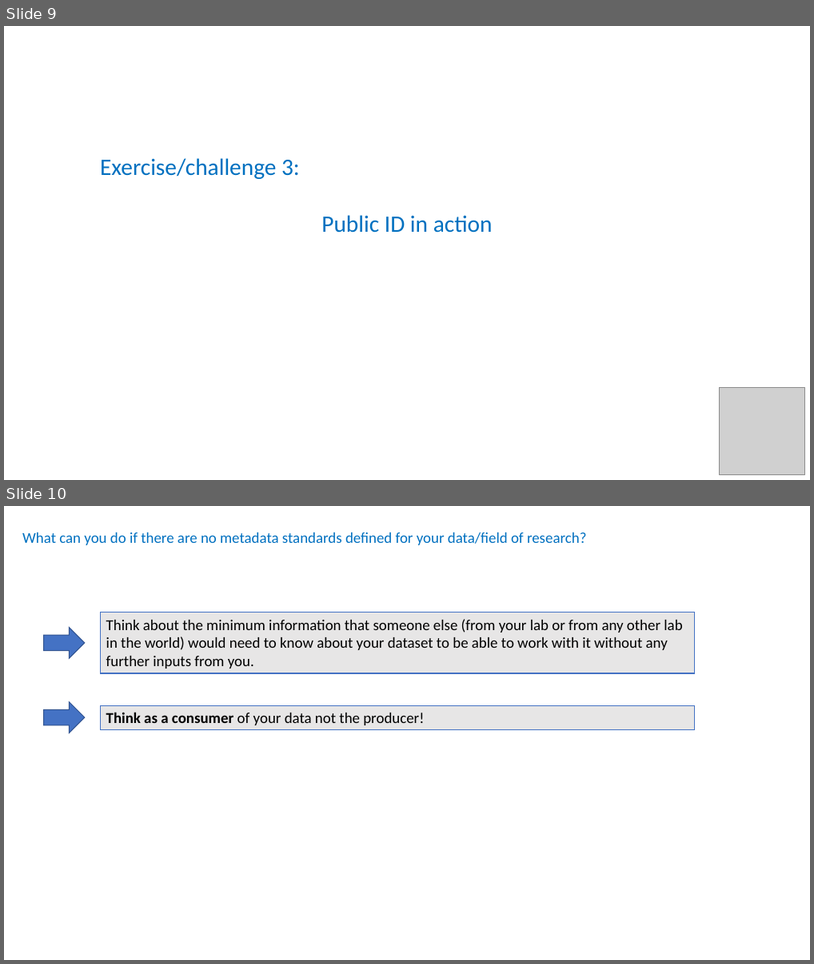
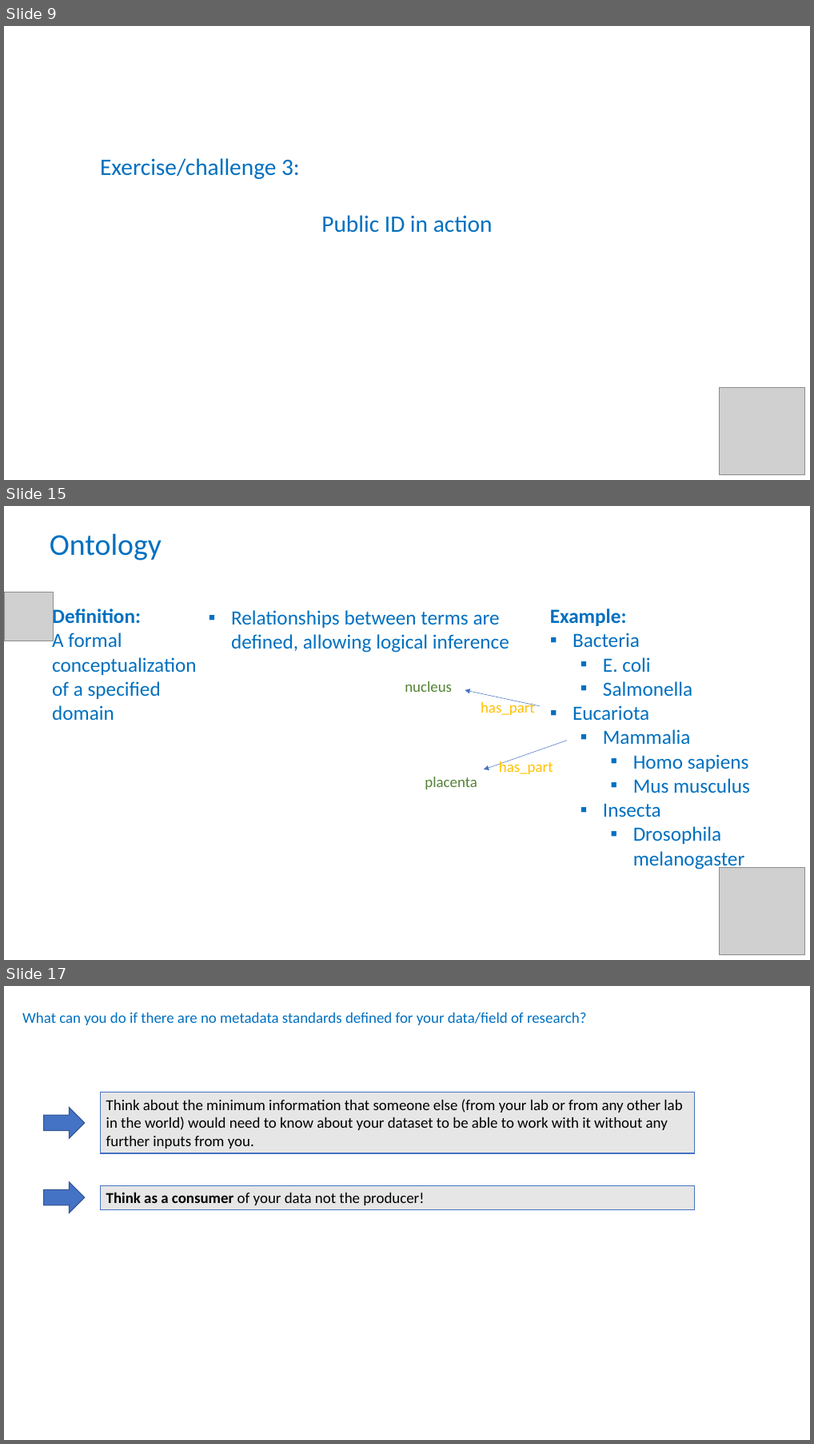
Before and after one commit to tobyhodges/solid-waddle, a slide deck: instructors/05-being-precise.pptx. Shown one above the other, each under a label of ours: slides 9 and 10 before the commit, slides 9, 15 and 17 after it; the slides between them are not shown. The pictures are 814x964 and 814x1444 pixels, drawn with LibreOffice and Linux fonts; fonts in the diff are those of the drawing; grey boxes stand for pictures. Boxes give left, top, right and bottom in pixels: in the first picture for what was removed or moved away, otherwise in the second. Text is boxed around its words. In the diff, an @@ line names an element or a change of style, - is before the commit and + after.

```diff
--- a/instructors/05-being-precise.pptx
+++ b/instructors/05-being-precise.pptx
@@ slide 15 added at (4,506,810,960), background #FFFFFF @@
@@ text added at (50,533,162,560), 36 pt, text #0070C0 @@
+Ontology
@@ picture added at (4,592,53,641) @@
@@ text added at (52,607,196,720), 24 pt, text #0070C0 @@
+Definition:
+A formal conceptualization of a specified domain
@@ text added at (231,610,510,652), 24 pt, text #0070C0 @@
+▪ Relationships between terms are defined, allowing logical inference
@@ text added at (550,608,750,870), 24 pt, text #0070C0 @@
+Example:
+▪ Bacteria
+  ▪ E. coli
+  ▪ Salmonella
+▪ Eucariota
+  ▪ Mammalia
+    ▪ Homo sapiens
+    ▪ Mus musculus
+  ▪ Insecta
+    ▪ Drosophila melanogaster
@@ text added at (405,681,452,692), 18 pt, text #548235 @@
+nucleus
@@ arrow added from (541, 706) to (465, 690), #4472C4 0.5 pt @@
@@ text added at (481,700,535,715), 18 pt, text #FFC000 @@
+has_part
@@ arrow added from (568, 740) to (484, 769), #4472C4 0.5 pt @@
@@ text added at (499,759,554,774), 18 pt, text #FFC000 @@
+has_part
@@ text added at (425,776,478,789), 18 pt, text #548235 @@
+placenta
@@ picture added at (720,867,805,955) @@
@@ what was slide 10 is now slide 17 @@
```
Also in this commit, not shown: 6 other slides added.
